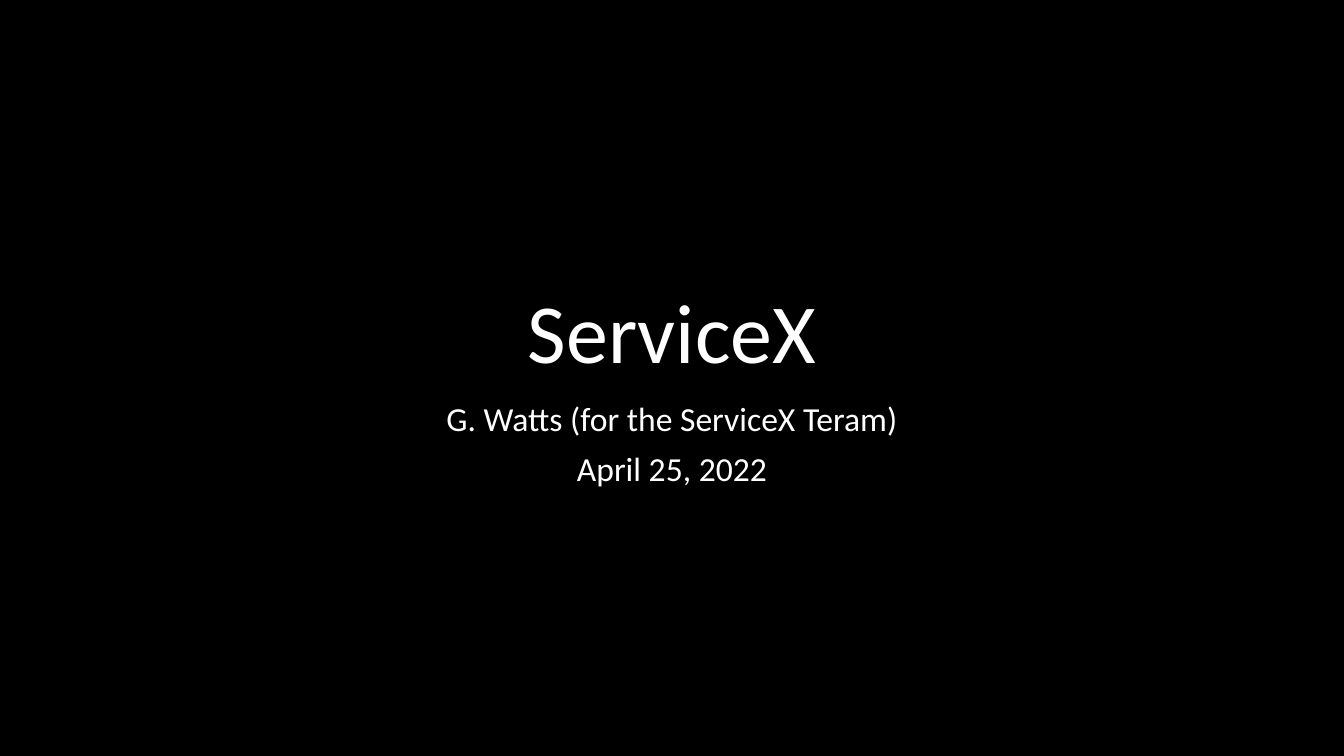
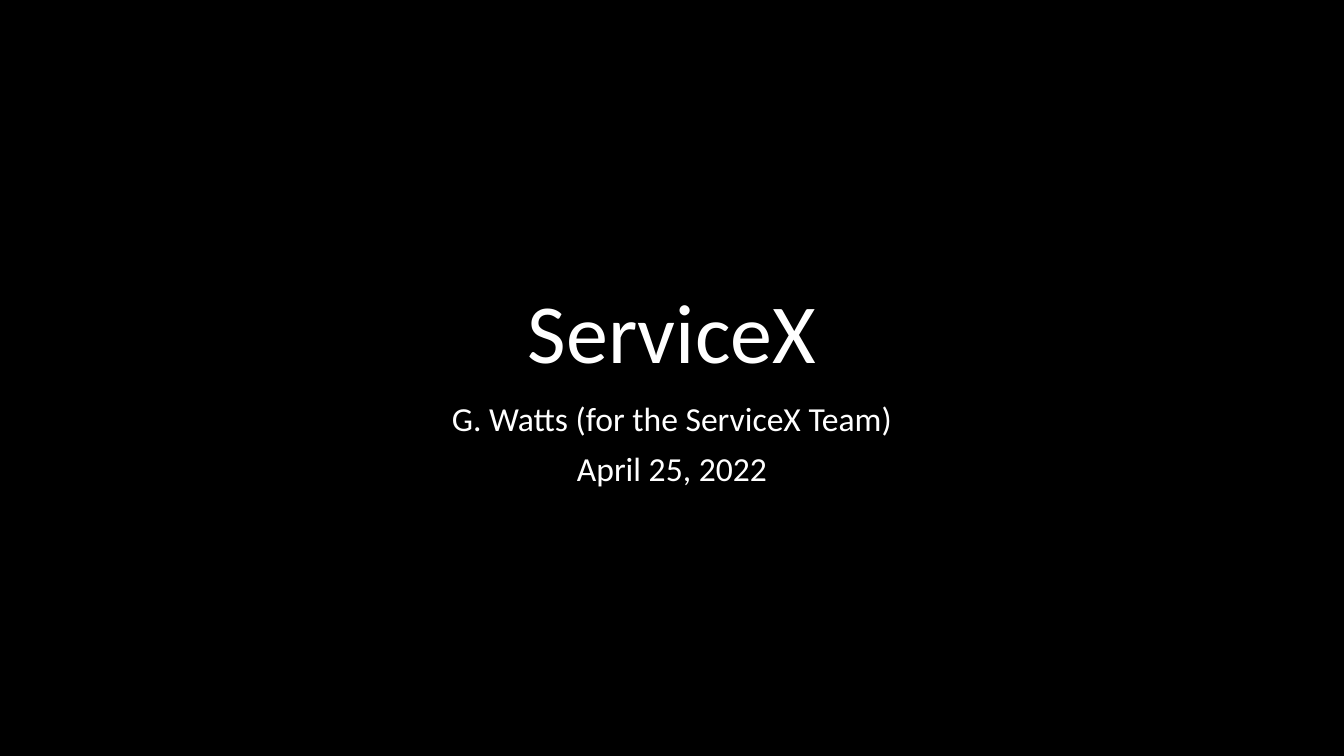
Before and after one commit to iris-hep/agc-workshop-2022-servicex, a slide deck: slide 1 of servicex.pptx. Drawn at 1344x756 pixels with LibreOffice and Linux fonts; fonts in the diff are those of the drawing. Boxes give left, top, right and bottom in pixels: in the first picture for what was removed or moved away, otherwise in the second. Text is boxed around its words. In the diff, an @@ line names an element or a change of style, - is before the commit and + after.

Commit message:
minor updates

```diff
--- a/servicex.pptx
+++ b/servicex.pptx
@@ subtitle at box(452, 406, 892, 436): text changed @@
-G. Watts (for the ServiceX Teram)
+G. Watts (for the ServiceX Team)
```
Also in this commit, not shown: 1 other slide changed, 1 slide removed.
